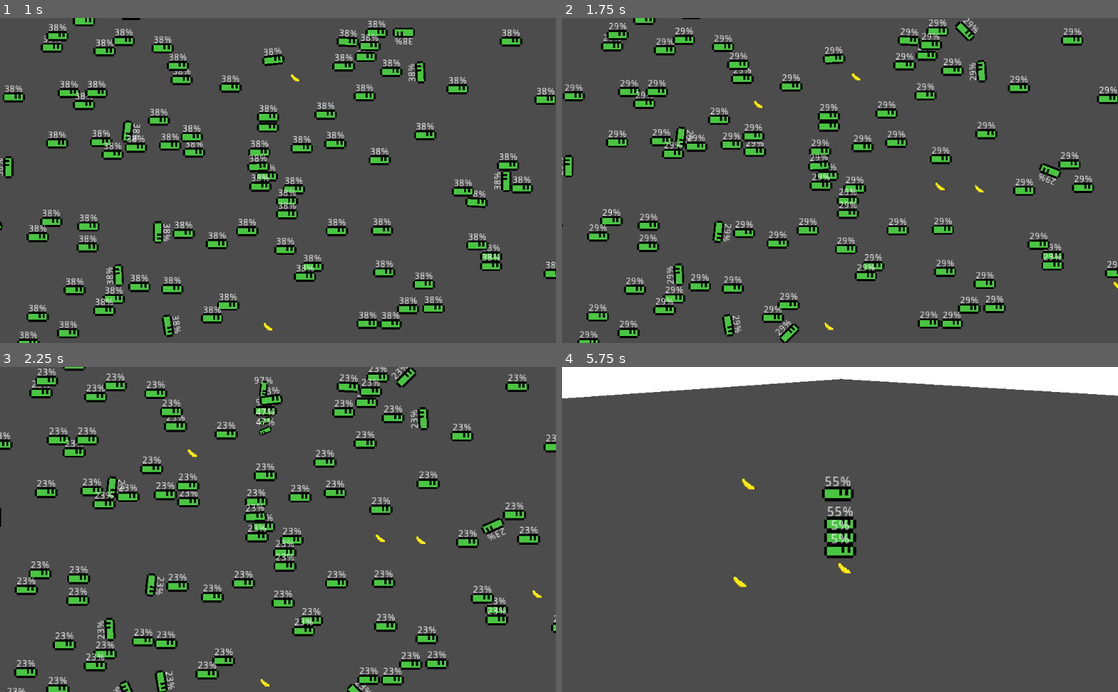
Above: before the commit, frames 1-4 (two rows, left to right).
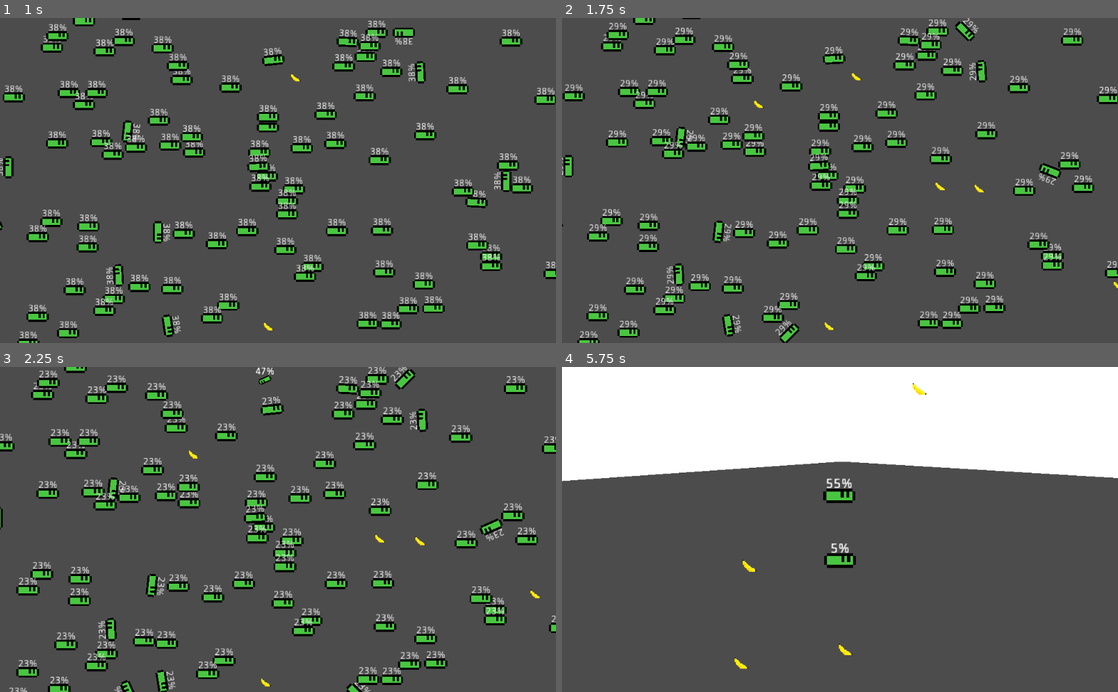
Above: after the commit, the same moments.

Repository: SilverSpace5/aitest
Game: Godot game, scene res://Game.tscn
Same seed, same stepped clock (60 frames per second), same inputs: the game is played once before the commit and once after it.
Inputs:
- Up to frame 1 (1 s): no input
- Up to frame 2 (1.75 s): no input
- Up to frame 3 (2.25 s): no input
- Up to frame 4 (5.75 s): no input

Frame 1 is identical in both runs. In frame 2, 0.2% of the frame differs, in the area x 0-100%, y 3-99%; in frame 3, 10%; in frame 4, 27%, in the area x 0-100%, y 3-93%.

Commit message:
Update Game.tscn

Diff:
--- a/Game.tscn
+++ b/Game.tscn
@@ -10,7 +10,7 @@
 [node name="StaticBody2D" type="StaticBody2D" parent="."]
 
 [node name="CollisionPolygon2D" type="CollisionPolygon2D" parent="StaticBody2D"]
-polygon = PoolVector2Array( 0, 0, 481, -44, 1024, 0, 1336, 348, 1386, 397, 1406, 489, 1416, 537, 1340, 585, 1307, 660, 1201, 702, 1067, 760, 984, 719, 563, 763, 511, 783, 433, 780, 280, 735, 0, 600, -181, 313, 0, 0, -60, -57, -344, 311, -53, 670, 461, 89 …(67 unchanged characters)…
+polygon = PoolVector2Array( -2, -5, 481, -44, 1017, -5, 1336, 348, 1386, 397, 1408, 486, 1416, 537, 1343, 590, 1302, 651, 1201, 702, 1067, 760, 984, 719, 563, 763, 511, 783, 430, 774, 288, 715, 0, 600, -74, 460, -151, 361, -181, 313, -1, -5, -60, -57, -344, 311, -53, 670, 461, 89 …(67 unchanged characters)…
 
 [node name="Camera2D" type="Camera2D" parent="."]
 position = Vector2( 512, 300 )
@@ -19,6 +19,6 @@
 smoothing_speed = 2.5
 
 [node name="Polygon2D" type="Polygon2D" parent="."]
-polygon = PoolVector2Array( -129, -111, 366, -201, 991, -182, 1162, -92, 1738, 205, 1688, 725, 1109, 984, 737, 942, 386, 983, -193, 698, -464, 246, -129, -111, -105, -89, -3, 6, -168, 302, -173, 31 …(393 unchanged characters)…
+polygon = PoolVector2Array( -464, -201, 366, -201, 989, -202, 1159, -202, 1738, -201, 1738, 205, 1738, 726, 1738, 985, 1109, 985, 733, 985, 387, 985, -464, 984, -464, 246, -464, -201, -464, -201, -105, -89, -3, 6, -168, 302, -173, 31 …(393 unchanged characters)…
 
 [node name="Entities" type="Node2D" parent="."]
